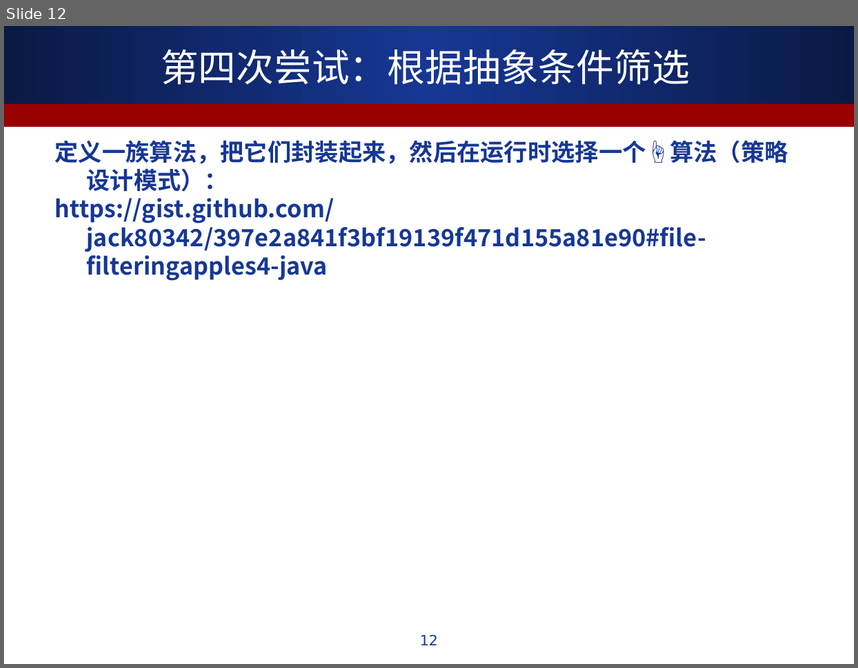
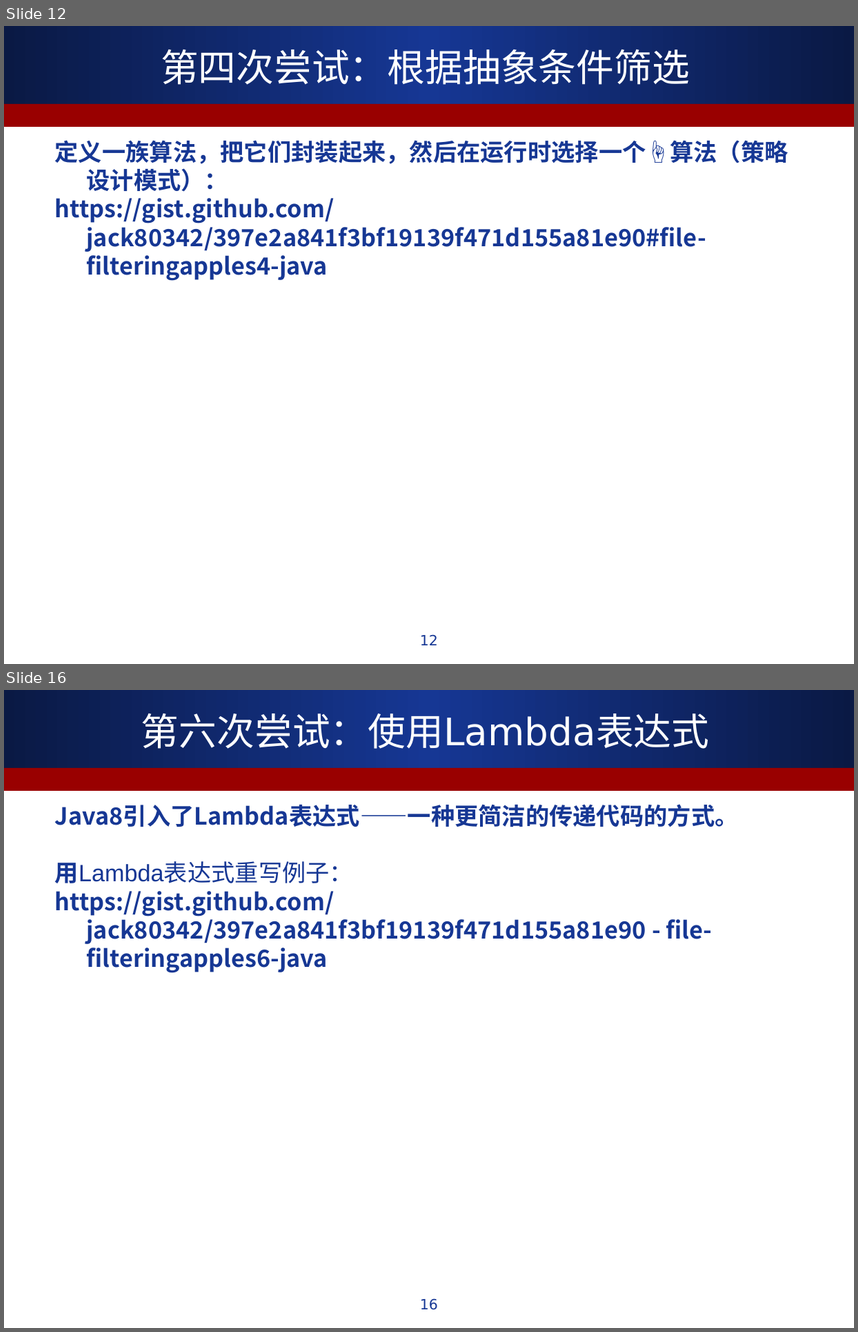
Before and after one commit to ALiberInc/Training, a slide deck: Java8NewFeature/第一章_通过行为参数化传递代码.ppt. Shown one above the other, each under a label of ours: slide 12 before the commit, slides 12 and 16 after it; the slides between them are not shown. The pictures are 858x668 and 858x1332 pixels, drawn with LibreOffice and Linux fonts; fonts in the diff are those of the drawing. Boxes give left, top, right and bottom in pixels: in the first picture for what was removed or moved away, otherwise in the second. Text is boxed around its words. In the diff, an @@ line names an element or a change of style, - is before the commit and + after.

Commit message:
写到第七次尝试：将List类型抽象化

```diff
--- a/Java8NewFeature/第一章_通过行为参数化传递代码.ppt
+++ b/Java8NewFeature/第一章_通过行为参数化传递代码.ppt
@@ slide 16 added at box(4, 690, 854, 1328), background #FFFFFF; not listed: 2 template elements that a slide beside it also shows @@
@@ title added at box(141, 713, 710, 749), 32 pt, text #FFFFFF @@
+第六次尝试：使用Lambda表达式
@@ text added at box(55, 804, 739, 973), 20 pt, text #163794, bold @@
+Java8引入了Lambda表达式——一种更简洁的传递代码的方式。
+用Lambda表达式重写例子：
+https://gist.github.com/jack80342/397e2a841f3bf19139f471d155a81e90 - file-filteringapples6-java
@@ page number added at box(420, 1298, 438, 1310), 12 pt, text #163794 @@
+16
```
Also in this commit, not shown: 2 slides changed, 2 other slides added.
